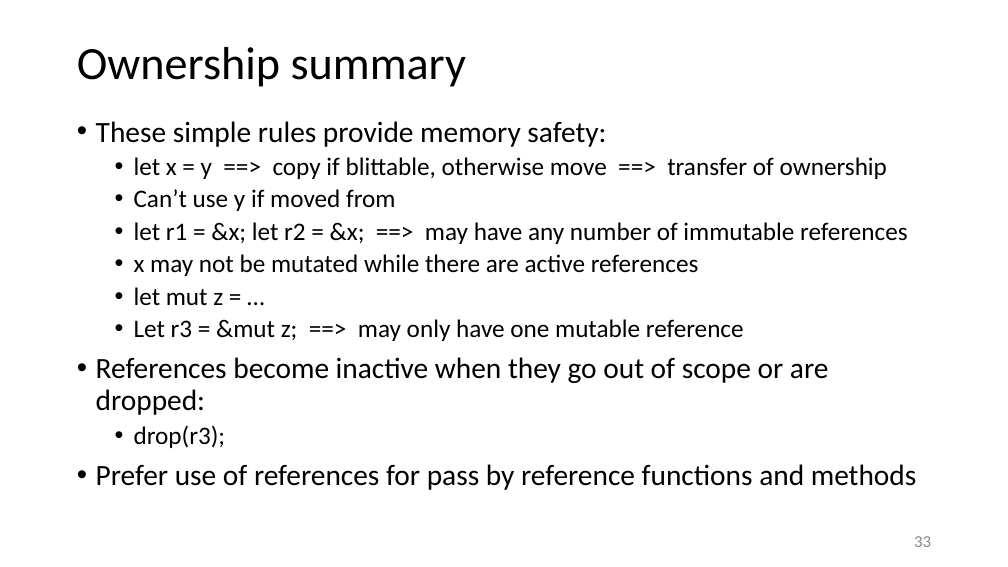
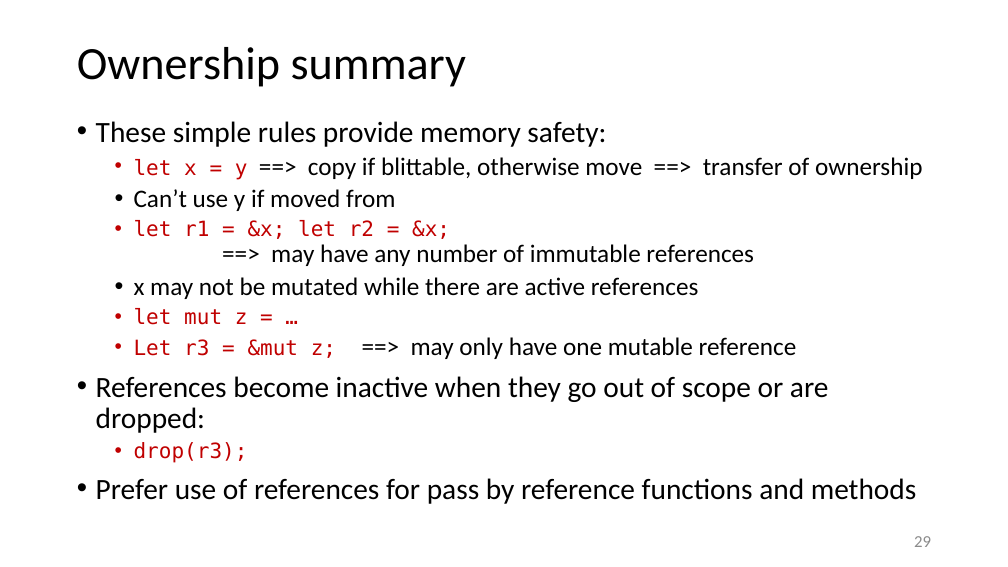
Before and after one commit to JimFawcett/JimFawcett.github.io, a slide deck: slide 29 of Resources/RustModels.pptx (slide 33 before the commit). Drawn at 1008x567 pixels with LibreOffice and Linux fonts; fonts in the diff are those of the drawing. Boxes give left, top, right and bottom in pixels: in the first picture for what was removed or moved away, otherwise in the second. Text is boxed around its words. In the diff, an @@ line names an element or a change of style, - is before the commit and + after.

```diff
--- a/Resources/RustModels.pptx
+++ b/Resources/RustModels.pptx
@@ text at (134, 157, 922, 463): size 24 to 20 pt, font Calibri to DejaVu Sans Mono, text colour #000000 to #C00000 in "let x = y", "let r1 = &x; let r2 = ...", "let mut z = …", "Let r3 = &mut z;" and 1 more places @@
@@ page number at (914, 536, 931, 547): text changed @@
-33
+29
```
Also in this commit, not shown: 19 other slides changed, 7 slides added.
